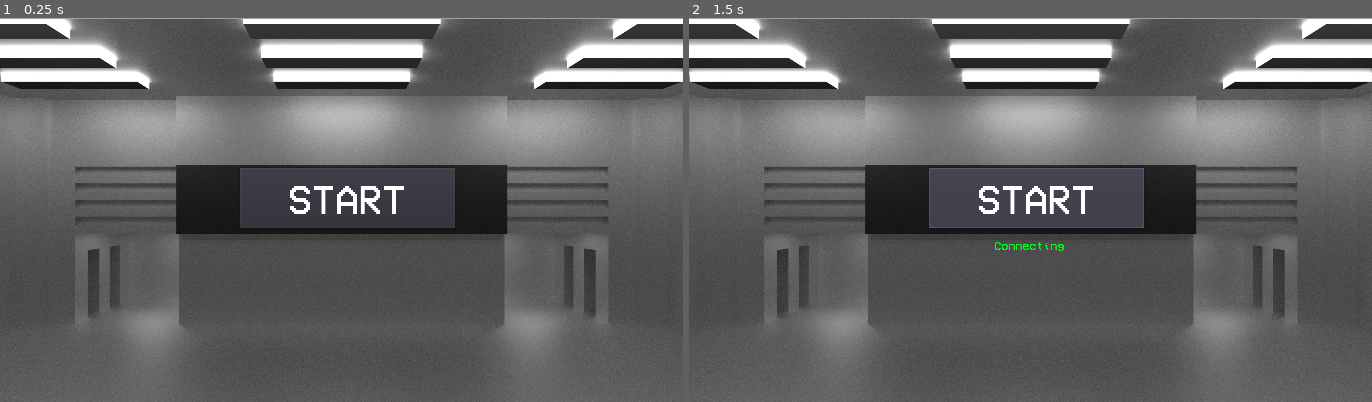
Above: before the commit, frames 1-2 (left to right).
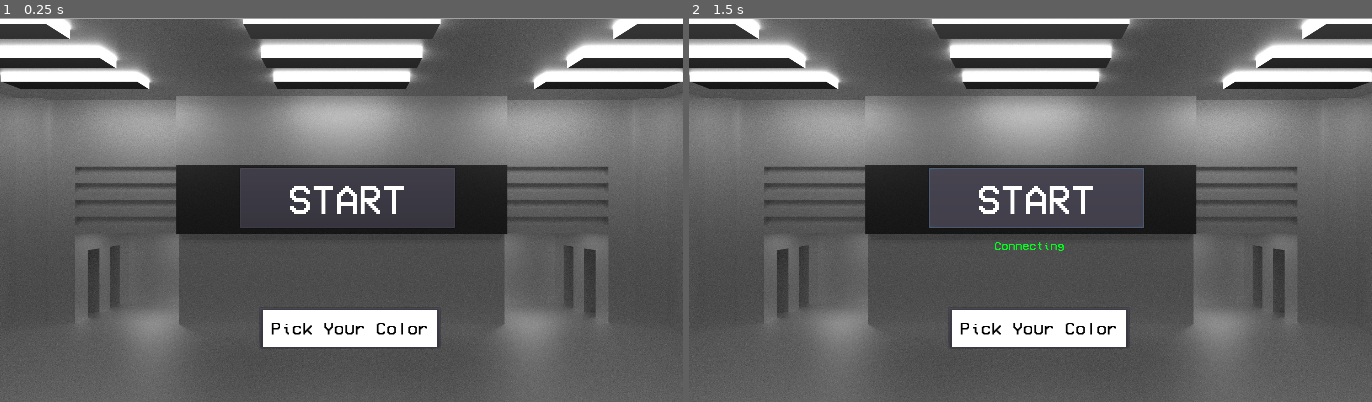
Above: after the commit, the same moments.

Repository: PabloCWI/BebotParanoia
Game: Godot game, scene res://Assets/Scenes/Root.tscn
Two runs of this game, one before a commit and one after it. Both use one fixed random seed, a clock stepped at 60 frames per second and the inputs below.
Inputs:
- Up to frame 1 (0.25 s): no input
- Up to frame 2 (1.5 s): click "START" at 0.5 s; click "START" at 1.25 s

The runs differ from the first frame. In frame 1, 2.5% of the frame differs, in the area x 38-65%, y 75-86%; in frame 2, 2.5%.

Commit message:
Trying to set colors by the menu

Diff:
--- a/Assets/Models/Objects/Box.tscn
+++ b/Assets/Models/Objects/Box.tscn
@@ -65,7 +65,7 @@
 
 extents = Vector3( 1, 1, 1 )
 
-[node name="Box" type="KinematicBody" index="0"]
+[node name="Box" type="KinematicBody"]
 
 input_ray_pickable = true
 input_capture_on_drag = false
--- a/Assets/Models/Objects/Box2.tscn
+++ b/Assets/Models/Objects/Box2.tscn
@@ -137,7 +137,7 @@
 uv2_triplanar_sharpness = 1.0
 proximity_fade_enable = false
 distance_fade_enable = false
-_sections_unfolded = [ "Albedo", "Emission" ]
+_sections_unfolded = [ "Emission" ]
 
 [sub_resource type="BoxShape" id=4]
 
--- /dev/null
+++ b/Assets/Models/Textures/BoxMaterialPlayer01.tres
@@ -0,0 +1,53 @@
+[gd_resource type="SpatialMaterial" format=2]
+
+[resource]
+
+render_priority = 0
+flags_transparent = false
+flags_unshaded = false
+flags_vertex_lighting = false
+flags_no_depth_test = false
+flags_use_point_size = false
+flags_world_triplanar = false
+flags_fixed_size = false
+flags_albedo_tex_force_srgb = false
+vertex_color_use_as_albedo = false
+vertex_color_is_srgb = false
+params_diffuse_mode = 0
+params_specular_mode = 0
+params_blend_mode = 0
+params_cull_mode = 0
+params_depth_draw_mode = 0
+params_line_width = 1.0
+params_point_size = 1.0
+params_billboard_mode = 0
+params_grow = false
+params_use_alpha_scissor = false
+albedo_color = Color( 1, 1, 1, 1 )
+metallic = 0.0
+metallic_specular = 0.5
+metallic_texture_channel = 0
+roughness = 0.0
+roughness_texture_channel = 0
+emission_enabled = false
+normal_enabled = false
+rim_enabled = false
+clearcoat_enabled = false
+anisotropy_enabled = false
+ao_enabled = false
+depth_enabled = false
+subsurf_scatter_enabled = false
+transmission_enabled = false
+refraction_enabled = false
+detail_enabled = false
+uv1_scale = Vector3( 1, 1, 1 )
+uv1_offset = Vector3( 0, 0, 0 )
+uv1_triplanar = false
+uv1_triplanar_sharpness = 1.0
+uv2_scale = Vector3( 1, 1, 1 )
+uv2_offset = Vector3( 0, 0, 0 )
+uv2_triplanar = false
+uv2_triplanar_sharpness = 1.0
+proximity_fade_enable = false
+distance_fade_enable = false
+_sections_unfolded = [ "Albedo" ]
--- /dev/null
+++ b/Assets/Models/Textures/BoxMaterialPlayer02.tres
@@ -0,0 +1,53 @@
+[gd_resource type="SpatialMaterial" format=2]
+
+[resource]
+
+render_priority = 0
+flags_transparent = false
+flags_unshaded = false
+flags_vertex_lighting = false
+flags_no_depth_test = false
+flags_use_point_size = false
+flags_world_triplanar = false
+flags_fixed_size = false
+flags_albedo_tex_force_srgb = false
+vertex_color_use_as_albedo = false
+vertex_color_is_srgb = false
+params_diffuse_mode = 0
+params_specular_mode = 0
+params_blend_mode = 0
+params_cull_mode = 0
+params_depth_draw_mode = 0
+params_line_width = 1.0
+params_point_size = 1.0
+params_billboard_mode = 0
+params_grow = false
+params_use_alpha_scissor = false
+albedo_color = Color( 1, 1, 1, 1 )
+metallic = 0.0
+metallic_specular = 0.5
+metallic_texture_channel = 0
+roughness = 0.0
+roughness_texture_channel = 0
+emission_enabled = false
+normal_enabled = false
+rim_enabled = false
+clearcoat_enabled = false
+anisotropy_enabled = false
+ao_enabled = false
+depth_enabled = false
+subsurf_scatter_enabled = false
+transmission_enabled = false
+refraction_enabled = false
+detail_enabled = false
+uv1_scale = Vector3( 1, 1, 1 )
+uv1_offset = Vector3( 0, 0, 0 )
+uv1_triplanar = false
+uv1_triplanar_sharpness = 1.0
+uv2_scale = Vector3( 1, 1, 1 )
+uv2_offset = Vector3( 0, 0, 0 )
+uv2_triplanar = false
+uv2_triplanar_sharpness = 1.0
+proximity_fade_enable = false
+distance_fade_enable = false
+_sections_unfolded = [ "Albedo" ]
--- a/Assets/Scenes/Main Menu.tscn
+++ b/Assets/Scenes/Main Menu.tscn
@@ -20,7 +20,23 @@
 font_data = ExtResource( 3 )
 _sections_unfolded = [ "Settings" ]
 
-[node name="Root" type="Control"]
+[sub_resource type="DynamicFont" id=3]
+
+size = 20
+use_mipmaps = true
+use_filter = false
+font_data = ExtResource( 3 )
+_sections_unfolded = [ "Settings" ]
+
+[sub_resource type="DynamicFont" id=4]
+
+size = 35
+use_mipmaps = false
+use_filter = true
+font_data = ExtResource( 3 )
+_sections_unfolded = [ "Font" ]
+
+[node name="Root" type="Control" index="0"]
 
 anchor_left = 0.0
 anchor_top = 0.0
@@ -89,7 +105,7 @@
 percent_visible = 1.0
 lines_skipped = 0
 max_lines_visible = -1
-_sections_unfolded = [ "Margin", "custom_fonts" ]
+_sections_unfolded = [ "Margin", "Material", "custom_fonts" ]
 
 [node name="Connection_Status_Ok" type="Label" parent="." index="2"]
 
@@ -141,4 +157,59 @@
 max_lines_visible = -1
 _sections_unfolded = [ "custom_colors", "custom_fonts" ]
 
+[node name="ColorPickerButton" type="ColorPickerButton" parent="." index="4"]
+
+anchor_left = 0.0
+anchor_top = 0.0
+anchor_right = 0.0
+anchor_bottom = 0.0
+margin_left = 520.0
+margin_top = 580.0
+margin_right = 880.0
+margin_bottom = 660.0
+rect_pivot_offset = Vector2( 0, 0 )
+rect_clip_content = false
+focus_mode = 2
+mouse_filter = 0
+mouse_default_cursor_shape = 0
+size_flags_horizontal = 1
+size_flags_vertical = 1
+custom_fonts/font = SubResource( 3 )
+toggle_mode = false
+enabled_focus_mode = 2
+shortcut = null
+group = null
+text = "Text"
+flat = false
+align = 1
+color = Color( 0.507813, 0.507813, 0.507813, 1 )
+edit_alpha = true
+_sections_unfolded = [ "Rect", "custom_fonts", "custom_icons", "custom_styles" ]
+
+[node name="Label" type="Label" parent="ColorPickerButton" index="1"]
+
+anchor_left = 0.0
+anchor_top = 0.0
+anchor_right = 0.0
+anchor_bottom = 0.0
+margin_right = 360.0
+margin_bottom = 80.0
+rect_pivot_offset = Vector2( 0, 0 )
+rect_clip_content = false
+mouse_filter = 2
+mouse_default_cursor_shape = 0
+size_flags_horizontal = 1
+size_flags_vertical = 4
+custom_fonts/font = SubResource( 4 )
+custom_colors/font_color = Color( 0, 0, 0, 1 )
+text = "Pick Your Color"
+align = 1
+valign = 1
+percent_visible = 1.0
+lines_skipped = 0
+max_lines_visible = -1
+_sections_unfolded = [ "Size Flags", "Theme", "custom_colors", "custom_constants", "custom_fonts", "custom_styles" ]
+
 [connection signal="pressed" from="Start_Button" to="." method="_on_Start_Button_pressed"]
+
+[connection signal="color_changed" from="ColorPickerButton" to="." method="_on_ColorPickerButton_color_changed"]
--- a/Assets/Scripts/Box.gd
+++ b/Assets/Scripts/Box.gd
@@ -14,14 +14,3 @@
 	add_to_group("boxes");
 
 	pass
-
-func _setColor(boxColor):
-	self.get_node("BoxMesh").get_surface_material(1).albedo_color = boxColor;
-	pass
-
-func _setOwner(owningPlayer):
-	BoxOwnership = owningPlayer;
-	pass
-
-func _setStatus(status):
-	Status = status;
--- a/Assets/Scripts/Level.gd
+++ b/Assets/Scripts/Level.gd
@@ -1,4 +1,6 @@
 extends Spatial
+
+onready var player_colors = [0,1]
 
 func _ready():
 	pass
--- a/Assets/Scripts/Main Menu.gd
+++ b/Assets/Scripts/Main Menu.gd
@@ -3,6 +3,8 @@
 
 const DEFAULT_PORT = 8910  # some random number, pick your port properly
 onready var GAME_IP = "127.0.0.1"
+onready var PLAYER_CHOOSEN_COLOR;
+onready var DEFAULT_COLOR_WHITE = Color(1.0,1.0,1.0,1.0);
 
 #### Network callbacks from SceneTree ####
 
@@ -13,7 +15,14 @@
 	bebotParanoia.connect("game_finished",self,"_end_game",[],CONNECT_DEFERRED) # connect deferred so we can safely erase it from the callback
 
 	get_tree().get_root().add_child(bebotParanoia)
+
+	_set_player_info(PLAYER_CHOOSEN_COLOR)
+
 	hide()
+
+func _set_player_info(color):
+	get_tree().get_root().get_node("Level").get_node("NetworkMaster").set_player_info(color);
+	pass
 
 func _player_disconnected(id):
 	get_tree().quit()
@@ -90,9 +99,17 @@
 ### INITIALIZER ####
 
 func _ready():
+	# set default color picker color
+	get_node("ColorPickerButton").color = DEFAULT_COLOR_WHITE;
 	# connect all the callbacks related to networking
 	get_tree().connect("network_peer_connected",self,"_player_connected")
 	get_tree().connect("network_peer_disconnected",self,"_player_disconnected")
 	get_tree().connect("connected_to_server",self,"_connected_ok")
 	get_tree().connect("connection_failed",self,"_connected_fail")
 	get_tree().connect("server_disconnected",self,"_server_disconnected")
+
+
+
+func _on_ColorPickerButton_color_changed(color):
+	PLAYER_CHOOSEN_COLOR = color;
+	pass # replace with function body
--- a/Assets/Scripts/NetworkMaster.gd
+++ b/Assets/Scripts/NetworkMaster.gd
@@ -4,6 +4,7 @@
 
 var playerObject = load("res://Assets/Models/Objects/Player.tscn")
 var boxHolder = ("BoxHolder")
+sync var playersColor = ["",""];
 
 func _ready():
 	#instert player 1 onto scene
@@ -20,6 +21,26 @@
 
 	call_deferred("_set_players_on_network", botP1, botP2)
 
+func set_player_info(color):
+	if(get_tree().is_network_server()):
+		rpc("setPlayerColor", 0, color);
+
+	else:
+		rpc("setPlayerColor", 1, color);
+
+sync func setPlayerColor(index, color):
+	playersColor.insert(index, color)
+
+	if(typeof(playersColor[0]) == TYPE_COLOR && typeof(playersColor[1]) == TYPE_COLOR):
+
+		rpc("sync_player_colors");
+		pass
+	pass
+
+sync func sync_player_colors():
+
+	get_parent().get_node("Box_Input")._set_players_color(playersColor[0], playersColor[1])
+
 func _set_players_on_network(botP1, botP2):
 	if (get_tree().is_network_server()):
 		get_parent().get_node("Player_02").set_network_master(get_tree().get_network_connected_peers()[0])
@@ -28,28 +49,29 @@
 	pass
 
 func _on_player_deliver_box_to_process(player, process, box):
-	print(process)
+	#print(process)
 	if(process != "Process_Box_Output"):
 		_deliver_box_to_process_from_player(player, process, box);
 		rpc("_deliver_box_to_process_from_player",player, process, box);
 
 func _on_player_ask_box_from_process(player, process):
 	var box = get_parent().get_node(process).can_deliver_box()
-	print("Player ", player, " asked a box ", box, " from process ", process)
+	#print("Player ", player, " asked a box ", box, " from process ", process)
 	rlMaster.check_current_rule_is_correct_player(box, process, player)
 	_deliver_box_to_player_from_process(player, box, process)
 	rpc("_deliver_box_to_player_from_process", player, box, process)
 
 remote func _deliver_box_to_player_from_process(player, box, process):
 	if(box != null):
-		print("Network master delivers box: ", box, " from ", player, " to ", process);
+		#print("Network master delivers box: ", box, " from ", player, " to ", process);
 		var boxToDeliver = get_parent().get_node(process).get_node("BoxHolder").get_node(box)
 		get_parent().get_node(process).get_node("BoxHolder").call_deferred("remove_child",boxToDeliver);
 		get_parent().get_node(process).hasBox = false;
 		get_parent().get_node(player).get_node("BoxHolder").call_deferred("add_child",boxToDeliver);
 		get_parent().get_node(player).hasBox = true;
 	else:
-		print("No box found.")
+		#print("No box found.")
+		pass
 	pass
 
 remote func _deliver_box_to_process_from_player(player, process, box):
@@ -61,5 +83,6 @@
 		get_parent().get_node(process).hasBox = true;
 		pass
 	else:
-		print("No box found.")
+		#print("No box found.")
+		pass
 	pass
--- a/Assets/Scripts/Process_Box_Input_v2.gd
+++ b/Assets/Scripts/Process_Box_Input_v2.gd
@@ -5,12 +5,15 @@
 var boxCounter;
 var processTime;
 var processStatus;
-var player01Color;
-var player02Color;
+var inputPlayer01Color;
+var inputPlayer02Color;
 var owningPlayer = "";
+onready var player_colors = []
 onready var box = preload("res://Assets/Models/Objects/Box2.tscn");
 onready var nwMaster = get_parent().get_node("NetworkMaster");
 onready var rlMaster = get_parent().get_node("RuleMaster");
+onready var player01Material = preload("res://Assets/Models/Textures/BoxMaterialPlayer01.tres")
+onready var player02Material = preload("res://Assets/Models/Textures/BoxMaterialPlayer02.tres")
 
 func _ready():
 	add_to_group("process");
@@ -22,6 +25,13 @@
 
 	pass
 
+func _set_players_color(player1Color, player2Color):
+	print("P1:", player1Color, " P2: ",player2Color);
+	inputPlayer01Color = player1Color
+	inputPlayer02Color = player2Color
+	rpc("set_material_color");
+	pass
+
 func _process(delta):
 	if(hasBox == false):
 		rpc("do_process", delta);
@@ -31,6 +41,11 @@
 	processTime = processTime + delta;
 	if(processTime > 3.0):
 		rpc("instantiate_box", box);
+	pass
+
+sync func set_material_color():
+	player01Material.albedo_color = inputPlayer01Color;
+	player02Material.albedo_color = inputPlayer02Color;
 	pass
 
 func can_deliver_box():
@@ -45,18 +60,15 @@
 	processStatus = "ReadyToDeliver";
 	currentBox = new_box.instance();
 	boxCounter = boxCounter + 1;
-	var boxColor = Color();
-	if(randi()%2 == 1):
-		owningPlayer = "Player_01"
-		#player01Color
-		boxColor = Color(0.0,0.0,1.0,1.0);
+	if(randi()%50 > 25):
+		owningPlayer = "Player_01";
+		currentBox.get_node("BoxMesh").set_surface_material(1, player01Material)
 	else:
-		owningPlayer = "Player_02"
-		#player02Color
-		boxColor = Color(1.0,0.0,0.0,1.0);
+		owningPlayer = "Player_02";
+		currentBox.get_node("BoxMesh").set_surface_material(1, player02Material)
 	currentBox.set_name("Box_" + str(boxCounter).pad_zeros(10))
-	currentBox._setOwner(owningPlayer);
-	currentBox._setColor(boxColor);
+	currentBox.BoxOwnership = owningPlayer;
+	currentBox.Status = "Incomplete";
 	currentBox.Rules = rlMaster.add_rules_to_new_box_instance()
 	processTime = 0.0;
 	get_node("BoxHolder").add_child(currentBox);
Not shown: 1 places in Assets/Scenes/Main Menu.tscn that only renumber resources
